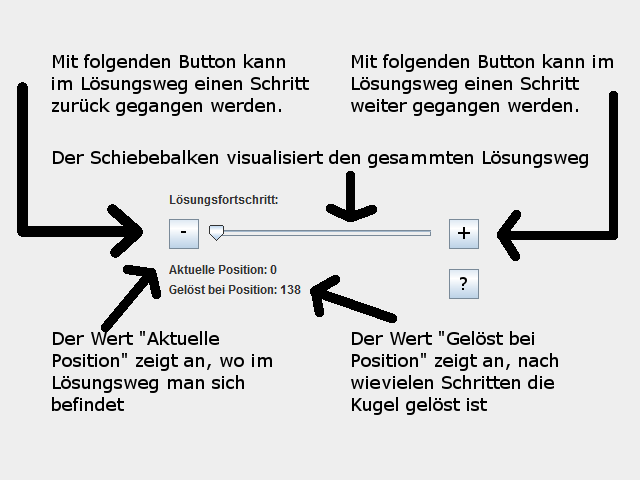
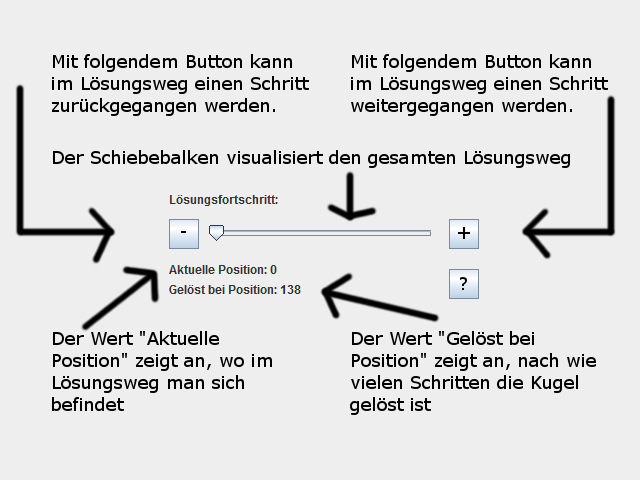
The second 640px x 480px image is a revision of the first. Changes to its layers:
renamed "Mit folgenden Button kann im L... #1" to "Mit folgendem Button kann im L...", painted on it over [351, 54, 613, 116]
painted on "Der Wert 'Gelöst bei Position'..." over [350, 354, 596, 415]
painted on "Der Schiebebalken visualisiert..." over [428, 151, 588, 168]
renamed "Mit folgenden Button kann im L..." to "Mit folgendem Button kann im L... #1", painted on it over [110, 54, 292, 116]
painted on "Ebene" over [15, 82, 618, 332]
